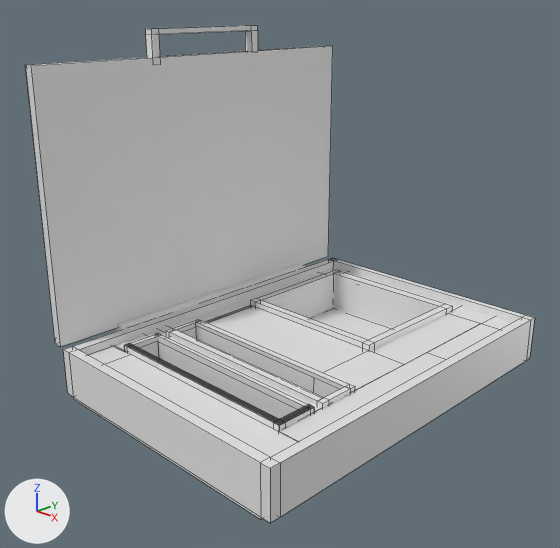
The Blender file unity/Assets/Models/briefcase1.blend: old version first, new version second.
Both versions are drawn from a 50 mm camera at (3.69, -3.55, 2.74) aimed at (-0.07, 0.23, 0.84). The axes (+X, +Y, +Z) are drawn at lower left. The lights are the same throughout. Mesh edges are drawn as thin lines on the coarser meshes.
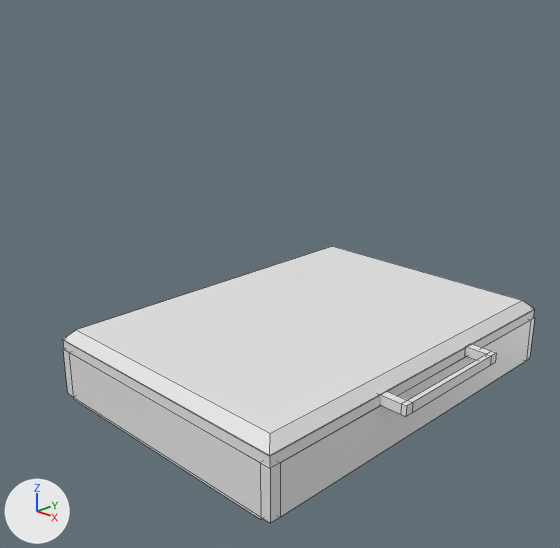
The change, as a list of edits to the scene's bpy script:
```text
Change me_cube:
    used by ob_cube; location = (0.0, 0.0, 0.948)
    remove me_cube.from_pydata(...)  # 252 vertices, 241 faces; spans x -1.08..1.08, y -1.0..1.98, z -1.02..-0.64
    add me_cube.from_pydata(...)  # 270 vertices, 236 faces, 6 loose edges; spans x -1.08..1.08, y -1.0..1.98, z -1.02..-0.64
    me_cube part 1
    26 faces are deleted
    10 vertices are added at x -1.03..-0.83, y -0.62..0.06, z -1.01..-0.67
    8 new vertices lie (0.0, -0.08, 0.0) away from vertices in x 0.72..0.77, y -0.22, z -1.0..-0.67
    6 loose edges are added
    21 new faces join them
Change ob_cube_001:
    ob_cube_001.location: (-2.119, 0.004, 1.317) -> (0.076, 0.004, 1.309)
    ob_cube_001.rotation_euler: (0.0, 0.0, 0.0) -> (0.0, 1.574, 0.0)  # degrees (0, 0, 0) -> degrees (0, 90, 0)
```

Boxes (x1, y1, x2, y2) around the edits, measured in the pictures (560 x 548 px; the box of a moved part takes in the faces that stretch with it):
'Cube.001', moved, turned
    before: (25, 25, 333, 347)
    after: (63, 246, 534, 467)
'Cube', reshaped
    before: (63, 258, 534, 523)
    after: (63, 317, 534, 523)
part 1 of me_cube, moved or reshaped (not visible afterwards)
    before: (146, 330, 324, 419)
'Cylinder', unchanged, covered by the edit
    before: (116, 263, 305, 331)
